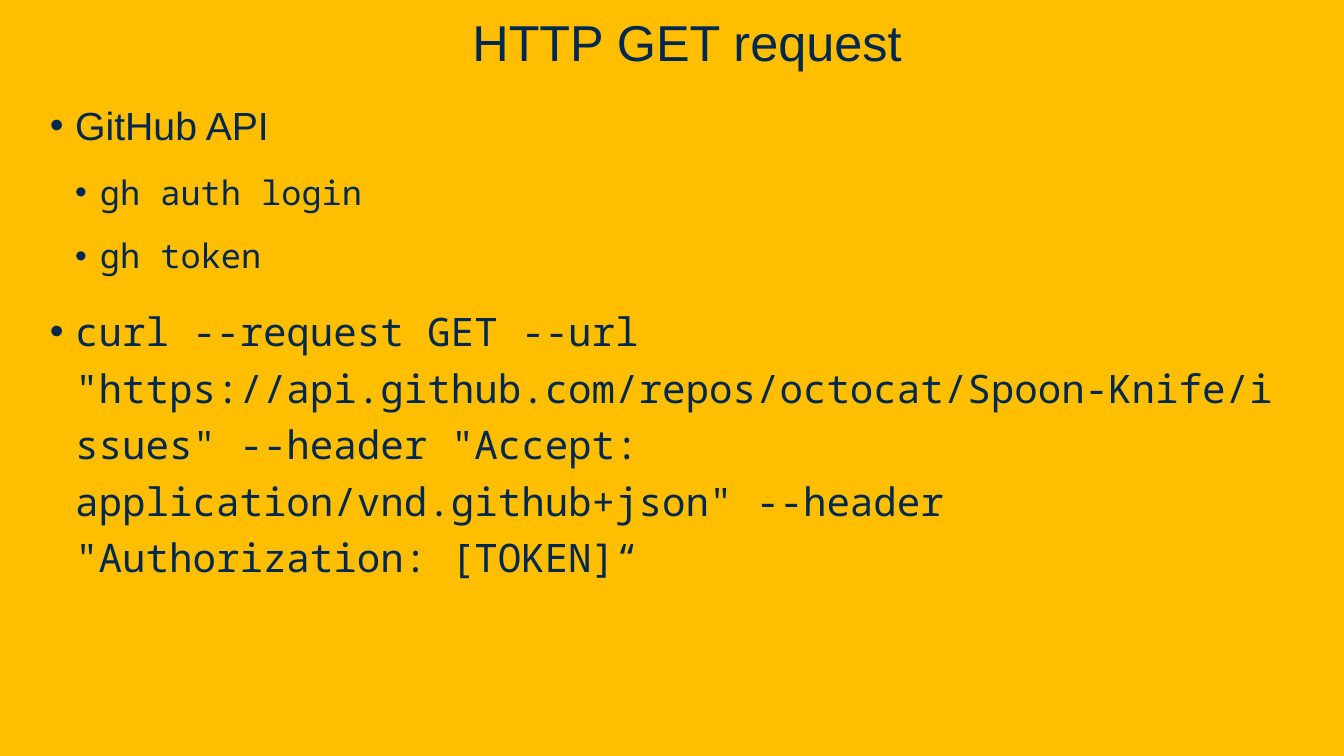
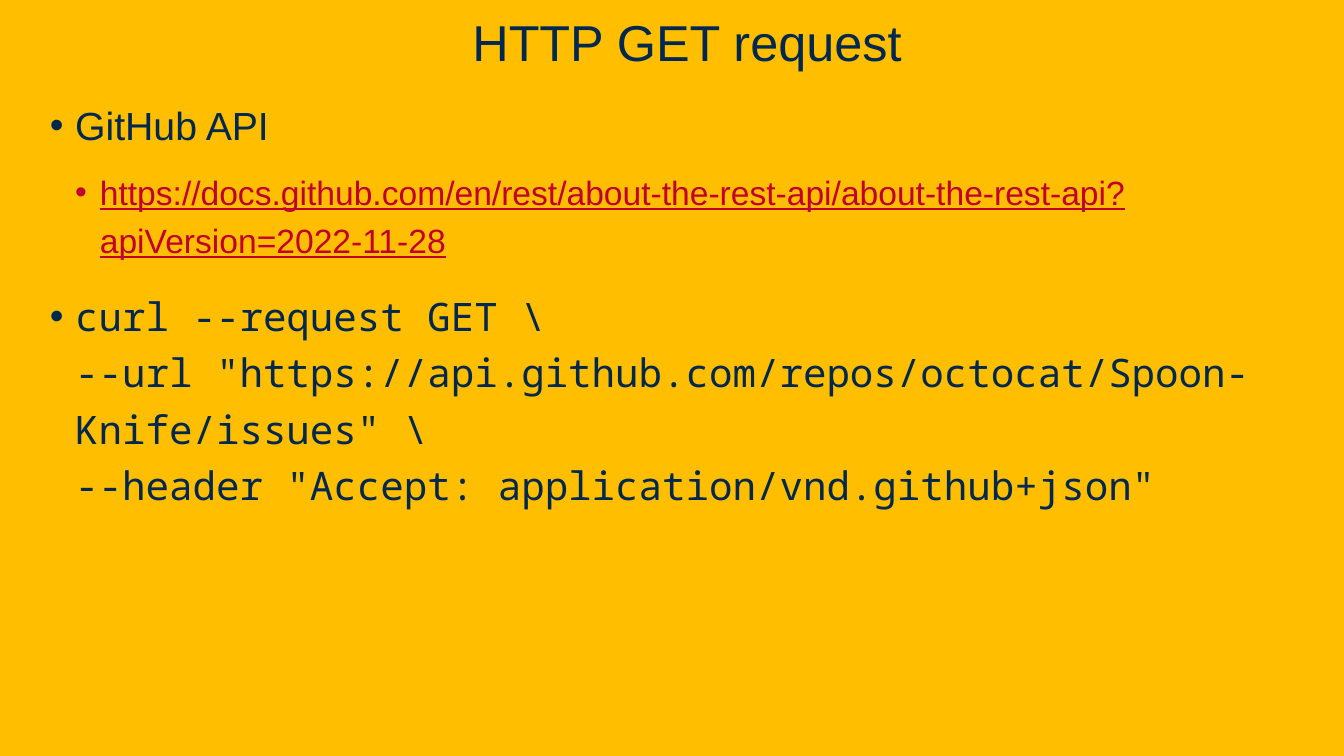
Before and after one commit to davsec-teaching/ecs160-f25, a slide deck: slide 21 of slides/3_networking_fundamentals.pptx (slide 19 before the commit). Drawn at 1344x756 pixels with LibreOffice and Linux fonts; fonts in the diff are those of the drawing; background and template pictures are left out. Boxes give left, top, right and bottom in pixels: in the first picture for what was removed or moved away, otherwise in the second. Text is boxed around its words. In the diff, an @@ line names an element or a change of style, - is before the commit and + after.

Commit message:
Update slides

```diff
--- a/slides/3_networking_fundamentals.pptx
+++ b/slides/3_networking_fundamentals.pptx
@@ text at [75,180,1249,510]: text changed @@
-  • gh auth login
-  • gh token
-• curl --request GET --url "https://api.github.com/repos/octocat/Spoon-Knife/issues" --header "Accept: application/vnd.github+json" --header "Authorization: [TOKEN]“
+  • https://docs.github.com/en/rest/about-the-rest-api/about-the-rest-api?apiVersion=2022-11-28
+• curl --request GET \
+  --url "https://api.github.com/repos/octocat/Spoon-Knife/issues" \
+  --header "Accept: application/vnd.github+json"
```
Also in this commit, not shown: 3 other slides changed, 2 slides added, 1 other file.
